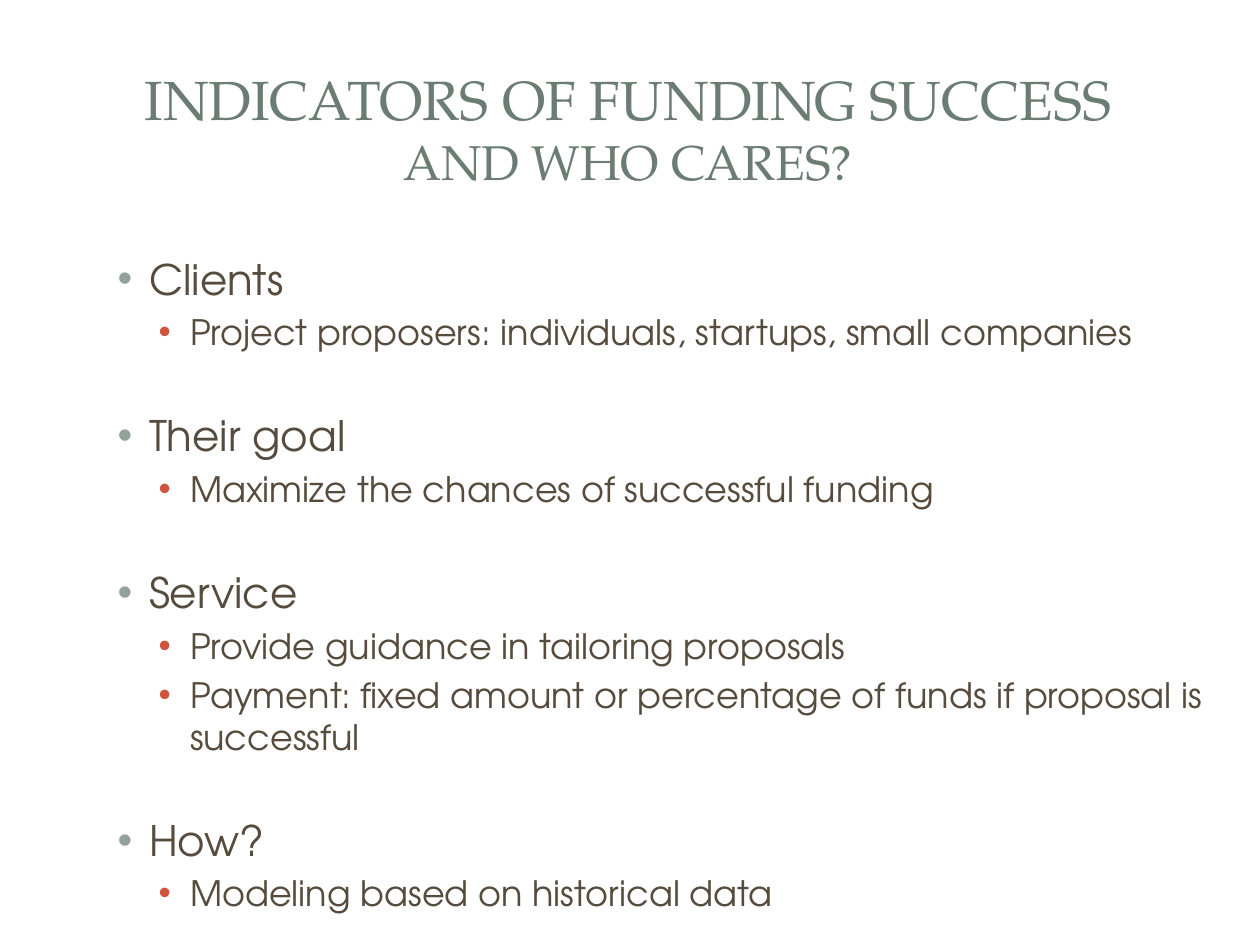
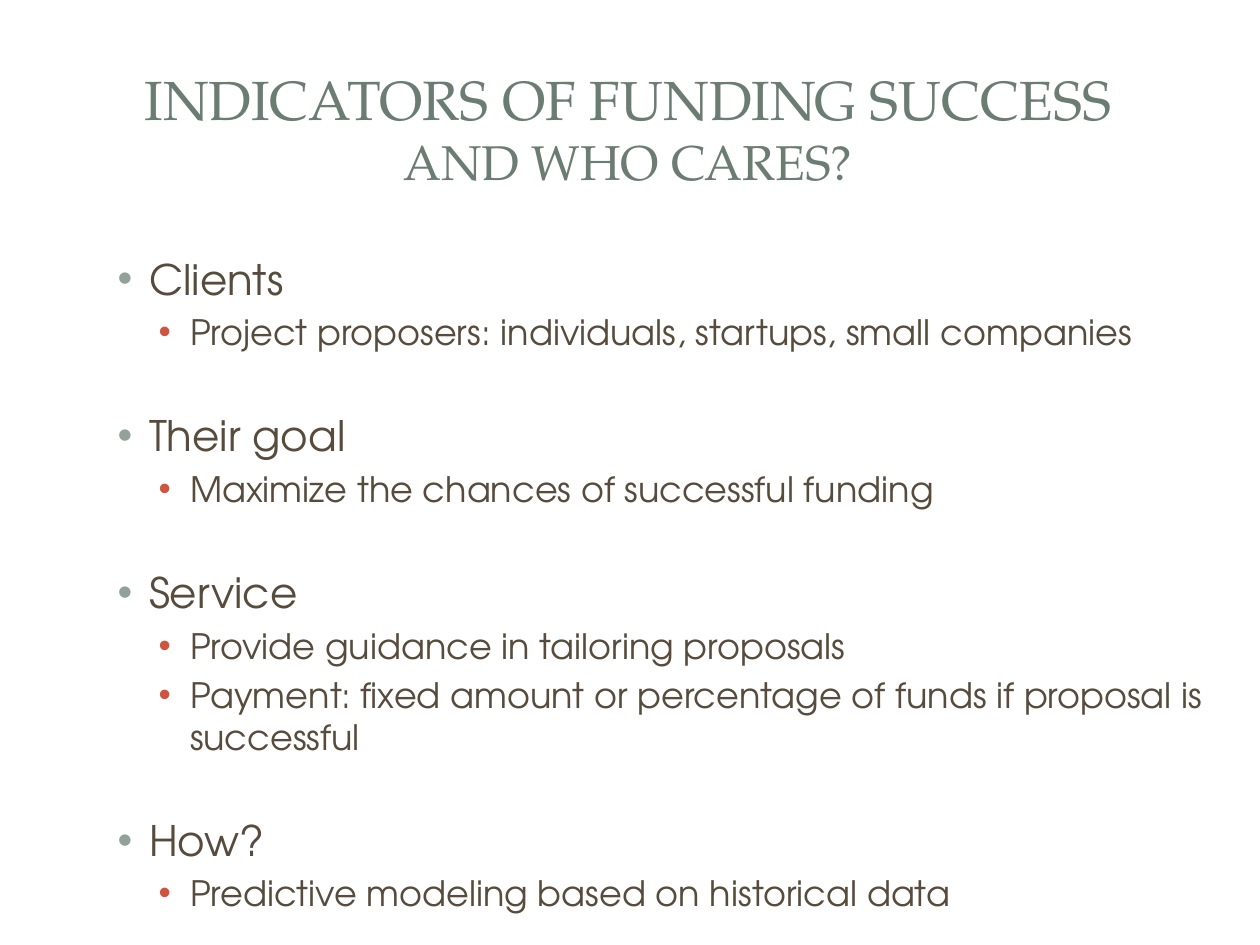
Before and after one commit to vlcekl/ds-crowdfunding, a slide deck: slide 4 of reports/crowdfunding_slidedeck.pptx. Drawn at 1260x945 pixels with LibreOffice and Linux fonts; fonts in the diff are those of the drawing; background and template pictures are left out. Boxes give left, top, right and bottom in pixels: in the first picture for what was removed or moved away, otherwise in the second. Text is boxed around its words. In the diff, an @@ line names an element or a change of style, - is before the commit and + after.

```diff
--- a/reports/crowdfunding_slidedeck.pptx
+++ b/reports/crowdfunding_slidedeck.pptx
@@ text at [190, 880, 950, 914]: text changed @@
-  • Modeling based on historical data
+  • Predictive modeling based on historical data
```
Also in this commit, not shown: 7 other slides changed, 6 slides added, 5 slides removed, 1 other file.
